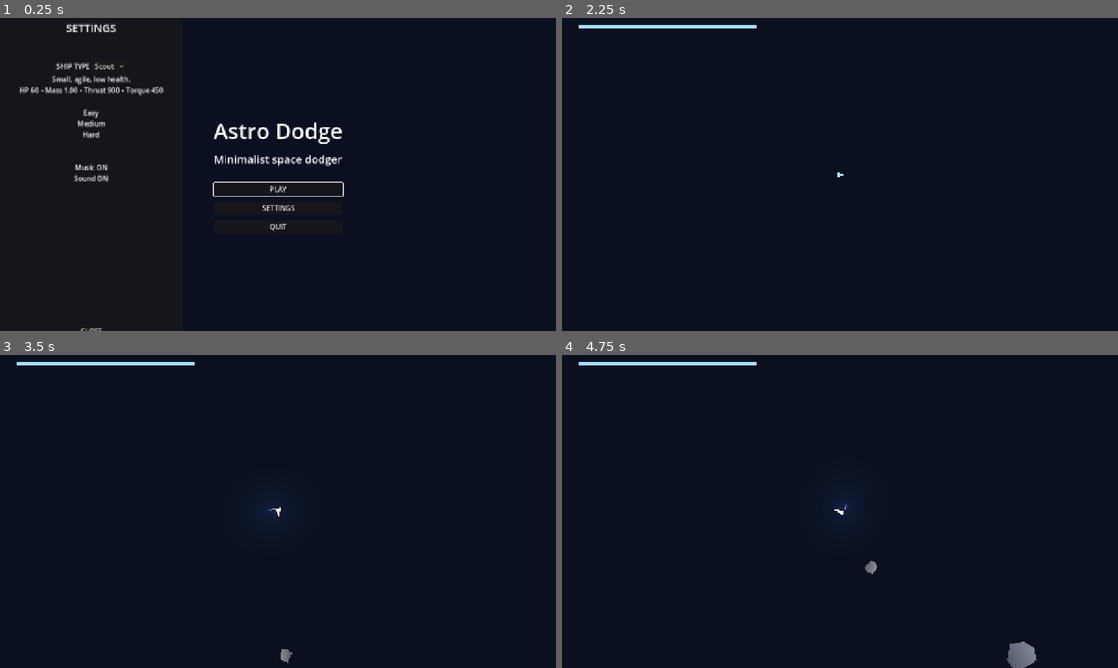
Above: before the commit, frames 1-4 (two rows, left to right).
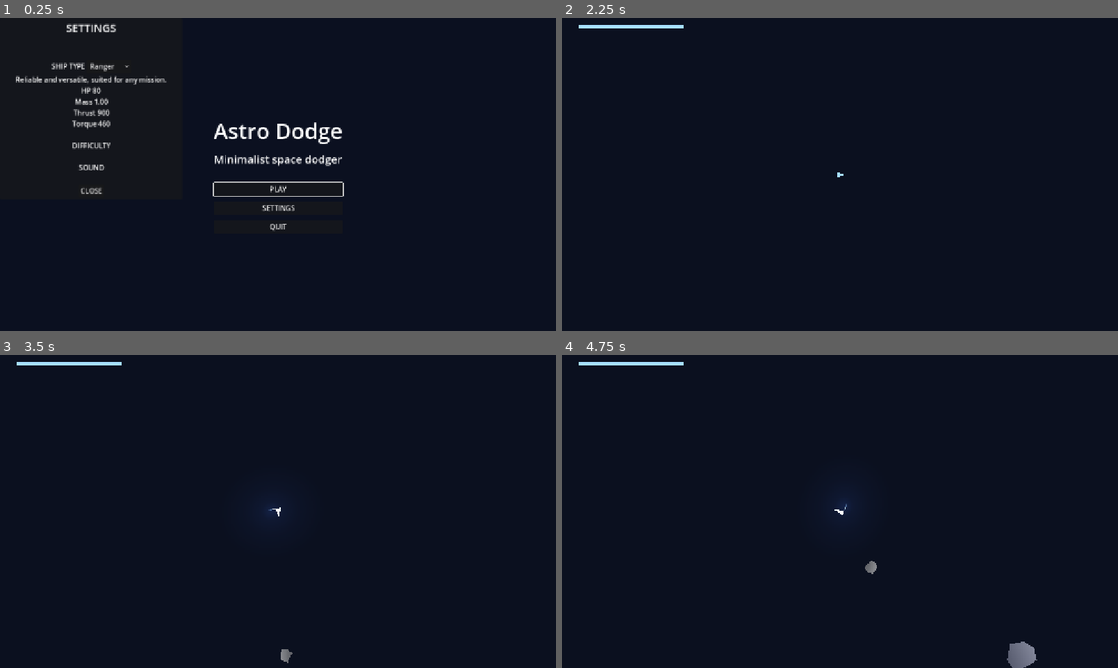
Above: after the commit, the same moments.

Repository: Maks1m-Se/astrododge
Game: Godot game, scene res://scenes/MainMenu.tscn
Two runs of this game, one before a commit and one after it. Both use one fixed random seed, a clock stepped at 60 frames per second and the inputs below. Sound files missing from this copy of the repository are replaced by a short silence.
Inputs:
- Up to frame 1 (0.25 s): no input
- Up to frame 2 (2.25 s): click "Scout" (after the commit: "Ranger") at 0.5 s; click "PLAY" at 1.25 s; click "PLAY" at 2 s
- Up to frame 3 (3.5 s): tap Enter at 2.75 s; hold Right (turn_right) from 2.78 s (still down)
- Up to frame 4 (4.75 s): release Right (turn_right) at 3.53 s; hold Left (turn_left) 3.53-4.28 s; hold Right (turn_right) from 4.28 s (still down)

The runs differ from the first frame. In frame 1, 1.6% of the frame differs, in the area x 2-30%, y 14-100%; in frame 2, 0.1%; in frame 3, 0.1%; in frame 4, 0.1%.

Commit message:
feat(ui): health bar scales with ship max_health; wire capacity+value from Main

Diff:
--- /dev/null
+++ b/data/ships/bulwark.tres
@@ -0,0 +1,20 @@
+[gd_resource type="Resource" script_class="ShipConfig" load_steps=2 format=3 uid="uid://l03nf30q4mr5"]
+
+[ext_resource type="Script" uid="uid://cx36bvamevyju" path="res://scripts/data/ship_config.gd" id="1_nqhrf"]
+
+[resource]
+script = ExtResource("1_nqhrf")
+id = "bulwark"
+display_name = "Bulwark"
+description = "A flying wall. Slow, tough, and relentless."
+max_health = 180.0
+mass = 3.01
+scale = 2.0
+thrust_force = 950.0
+torque_strength = 2000.0
+linear_damp = 0.18
+angular_damp = 0.16
+sfx_pitch = 0.9
+vfx_brightness = 1.15
+vfx_plume_mult = 1.25
+metadata/_custom_type_script = "uid://cx36bvamevyju"
--- a/data/ships/heavy.tres
+++ b/data/ships/heavy.tres
@@ -8,7 +8,7 @@
 display_name = "Heavy"
 description = "Small, agile, low health."
 max_health = 160.0
-mass = 3.5
+mass = 3.01
 scale = 2.0
 thrust_force = 1200.0
 torque_strength = 2000.0
@@ -16,4 +16,5 @@
 angular_damp = 0.1
 sfx_pitch = 0.7
 vfx_brightness = 2.0
+vfx_plume_mult = 1.0
 metadata/_custom_type_script = "uid://cx36bvamevyju"
--- /dev/null
+++ b/data/ships/needle.tres
@@ -0,0 +1,20 @@
+[gd_resource type="Resource" script_class="ShipConfig" load_steps=2 format=3 uid="uid://b3mgcftqal8nr"]
+
+[ext_resource type="Script" uid="uid://cx36bvamevyju" path="res://scripts/data/ship_config.gd" id="1_nbnf1"]
+
+[resource]
+script = ExtResource("1_nbnf1")
+id = "needle"
+display_name = "Needle"
+description = "Lightning fast, fragile, and hard-hitting."
+max_health = 50.0
+mass = 0.8
+scale = 0.8
+thrust_force = 1100.0
+torque_strength = 650.0
+linear_damp = 0.08
+angular_damp = 0.08
+sfx_pitch = 1.1
+vfx_brightness = 1.05
+vfx_plume_mult = 0.95
+metadata/_custom_type_script = "uid://cx36bvamevyju"
--- /dev/null
+++ b/data/ships/phantom.tres
@@ -0,0 +1,20 @@
+[gd_resource type="Resource" script_class="ShipConfig" load_steps=2 format=3 uid="uid://c64d7qk2rxncf"]
+
+[ext_resource type="Script" uid="uid://cx36bvamevyju" path="res://scripts/data/ship_config.gd" id="1_83ma5"]
+
+[resource]
+script = ExtResource("1_83ma5")
+id = "phantom"
+display_name = "Phantom"
+description = "Stealthy and elusive, dances around enemies."
+max_health = 65.0
+mass = 0.9
+scale = 0.98
+thrust_force = 880.0
+torque_strength = 720.0
+linear_damp = 0.08
+angular_damp = 0.06
+sfx_pitch = 1.08
+vfx_brightness = 1.10
+vfx_plume_mult = 0.95
+metadata/_custom_type_script = "uid://cx36bvamevyju"
--- /dev/null
+++ b/data/ships/ranger.tres
@@ -0,0 +1,20 @@
+[gd_resource type="Resource" script_class="ShipConfig" load_steps=2 format=3 uid="uid://bgxvt5r0cejas"]
+
+[ext_resource type="Script" uid="uid://cx36bvamevyju" path="res://scripts/data/ship_config.gd" id="1_nbj75"]
+
+[resource]
+script = ExtResource("1_nbj75")
+id = "ranger"
+display_name = "Ranger"
+description = "Reliable and versatile, suited for any mission."
+max_health = 80.0
+mass = 1.0
+scale = 1.0
+thrust_force = 900.0
+torque_strength = 460.0
+linear_damp = 0.12
+angular_damp = 0.12
+sfx_pitch = 1.00
+vfx_brightness = 1.00
+vfx_plume_mult = 1.00
+metadata/_custom_type_script = "uid://cx36bvamevyju"
--- a/scenes/Main.tscn
+++ b/scenes/Main.tscn
@@ -1,8 +1,9 @@
-[gd_scene load_steps=8 format=3 uid="uid://c04fa2ffhcwy8"]
+[gd_scene load_steps=9 format=3 uid="uid://c04fa2ffhcwy8"]
 
 [ext_resource type="Script" uid="uid://b3y6upwbd2743" path="res://scripts/main.gd" id="1_0bbpv"]
 [ext_resource type="PackedScene" uid="uid://cve26v466e6d8" path="res://scenes/Ship.tscn" id="1_elqb8"]
 [ext_resource type="Script" uid="uid://vh3hro817os4" path="res://scripts/camera_2d.gd" id="2_rvslj"]
+[ext_resource type="Script" uid="uid://gbss3lycukai" path="res://scripts/health_bar.gd" id="4_nxtc6"]
 [ext_resource type="Script" uid="uid://c2dqb00kpk75l" path="res://scripts/edge_marker.gd" id="4_rarhs"]
 [ext_resource type="AudioStream" uid="uid://b8al5i0n4nb6s" path="res://audio/sfx/ui/alarm_pulse.ogg" id="5_c01mt"]
 [ext_resource type="Script" uid="uid://bh1t28rlxkiev" path="res://scripts/game_music.gd" id="6_c01mt"]
@@ -44,8 +45,11 @@
 anchor_left = 0.03
 anchor_right = 0.1
 offset_top = 16.0
-offset_right = 320.0
+offset_right = 310.4
 offset_bottom = 22.0
+script = ExtResource("4_nxtc6")
+px_per_hp = 4.0
+max_full_width = 8000.0
 
 [node name="Track" type="ColorRect" parent="HUD/HUDRoot/HealthBar"]
 layout_mode = 1
--- a/scenes/MainMenu.tscn
+++ b/scenes/MainMenu.tscn
@@ -11,17 +11,9 @@
 grow_horizontal = 2
 grow_vertical = 2
 script = ExtResource("1_0ykhv")
-ship_configs = null
-game_scene_path = null
 intro_fade_in = 0.1
 xfade_intro_to_pad = 8.0
 pad_xfade = 8.0
-intro_target_db = null
-pad_target_db = null
-leave_menu_fade = null
-debug_music = null
-debug_audio_peaks = null
-debug_audio_poll = null
 
 [node name="Centerer" type="CenterContainer" parent="."]
 layout_mode = 1
@@ -71,10 +63,18 @@
 transparent = false
 
 [node name="SettingsBox" type="VBoxContainer" parent="SettingsPopup"]
+anchors_preset = 8
+anchor_left = 0.5
+anchor_top = 0.5
+anchor_right = 0.5
+anchor_bottom = 0.5
 offset_left = 4.0
 offset_top = 4.0
 offset_right = 416.0
 offset_bottom = 413.0
+grow_horizontal = 2
+grow_vertical = 2
+size_flags_vertical = 4
 
 [node name="TitleSettings" type="Label" parent="SettingsPopup/SettingsBox"]
 layout_mode = 2
@@ -100,20 +100,17 @@
 
 [node name="ShipDesc" type="Label" parent="SettingsPopup/SettingsBox"]
 layout_mode = 2
-text = "Ship Description"
+text = "Ship Description
+
+"
 horizontal_alignment = 1
-autowrap_mode = 2
 
 [node name="PlaceholerLabel" type="Label" parent="SettingsPopup/SettingsBox"]
 layout_mode = 2
 text = "
-Easy
-Medium
-Hard
+DIFFICULTY
 
-
-Music ON
-Sound ON"
+SOUND"
 horizontal_alignment = 1
 
 [node name="CloseSettingsBtn" type="Button" parent="SettingsPopup/SettingsBox"]
--- /dev/null
+++ b/scripts/health_bar.gd
@@ -0,0 +1,38 @@
+# res://scripts/ui/health_bar.gd
+extends Control
+class_name HealthBar
+
+@onready var track: ColorRect = $Track
+@onready var fill: ColorRect = $Fill
+
+# How wide should a full bar be for a given max HP?
+@export var px_per_hp: float = 2.0          # 2 px per HP → edit to taste
+@export var min_full_width: float = 120.0   # clamp so tiny ships still readable
+@export var max_full_width: float = 280.0   # clamp so huge ships don't dominate
+
+# Internal state
+var _max_hp: float = 1.0
+var _cur_hp: float = 1.0
+var _full_w: float = 160.0
+
+func set_capacity(max_hp: float) -> void:
+	# Called when a ship type is (re)applied
+	_max_hp = max(1.0, max_hp)
+	_full_w = clampf(_max_hp * px_per_hp, min_full_width, max_full_width)
+
+	# Grow the bar to the right: fix left, expand width
+	custom_minimum_size.x = _full_w
+	size.x = _full_w
+	if is_instance_valid(track):
+		track.size.x = _full_w
+	# Reapply current fill
+	_apply_fill()
+
+func set_value(cur_hp: float) -> void:
+	_cur_hp = clampf(cur_hp, 0.0, _max_hp)
+	_apply_fill()
+
+func _apply_fill() -> void:
+	var t: float = _cur_hp / _max_hp
+	if is_instance_valid(fill):
+		fill.size.x = floor(_full_w * t)
--- a/scripts/main.gd
+++ b/scripts/main.gd
@@ -16,8 +16,9 @@
 @onready var edge_r: ColorRect       = $HUD/HUDRoot/EdgeRight
 @onready var oob_label: Label        = $HUD/HUDRoot/OOBLabel
 @onready var marker: Control         = $HUD/HUDRoot/EdgeMarker
-@onready var hb_track: ColorRect = $HUD/HUDRoot/HealthBar/Track
-@onready var hb_fill:  ColorRect = $HUD/HUDRoot/HealthBar/Fill
+@onready var health_bar: HealthBar = $HUD/HUDRoot/HealthBar
+
+
 
 
 var rng := RandomNumberGenerator.new()
@@ -34,25 +35,31 @@
 	rng.randomize()
 	spawn_timer.timeout.connect(_spawn_meteor)
 	_set_oob_visible(false)
-	# make sure marker has a size & is on top even if inspector values are missing
-	# DEBUG: show the marker immediately so we can see it
-	#marker.visible = true
-	#marker.position = Vector2(20, 20)
+
+	# Marker setup (unchanged)
 	marker.size = Vector2(24, 24)
 	marker.custom_minimum_size = Vector2(24, 24)
 	marker.z_index = 100
 	marker.mouse_filter = Control.MOUSE_FILTER_IGNORE
 	print("EdgeMarker path OK? ", is_instance_valid(marker), " size=", marker.size, " vis=", marker.visible)
-	ship.health_changed.connect(_on_ship_health_changed)
-	ship.died.connect(_on_ship_died)
-	# Initialize bar on start:
-	_on_ship_health_changed(ship.health, ship.max_health)
-	# Apply selected ship config from Settings
+
+	# 1) Apply selected ship config FIRST
 	var path: String = Settings.get_selected_ship_path()
 	if ResourceLoader.exists(path):
 		var cfg := load(path) as ShipConfig
 		if cfg and ship.has_method("set_config"):
 			ship.set_config(cfg)
+
+	# 2) Now initialize the health bar from the ship (capacity + current)
+	if is_instance_valid(health_bar):
+		health_bar.set_capacity(ship.max_health)
+		health_bar.set_value(ship.health)
+
+	# 3) Connect health signals (guard against double-connecting)
+	if not ship.health_changed.is_connected(_on_ship_health_changed):
+		ship.health_changed.connect(_on_ship_health_changed)
+	if not ship.died.is_connected(_on_ship_died):
+		ship.died.connect(_on_ship_died)
 
 
 
@@ -236,20 +243,26 @@
 		alarm.play()
 
 func _on_ship_health_changed(cur: float, maxv: float) -> void:
-	# ratio 0..1
+	if not is_instance_valid(health_bar):
+		return
+
+	# Keep capacity in sync and update the value
+	health_bar.set_capacity(maxv)
+	health_bar.set_value(cur)
+
+	# Optional: keep your pleasant color ramp
 	var t: float = (cur / maxv) if maxv > 0.0 else 0.0
-	t = clamp(t, 0.0, 1.0)
-
-	# width → % of Track width
-	hb_fill.size.x = hb_track.size.x * t
-
-	# pleasant color ramp (aqua → amber → red), still within your palette vibe
-	var healthy := Color(0.65, 0.87, 1)   # ~#6ED8AA
-	var danger  := Color(1.00, 0.36, 0.40)   # ~edge pulse red
-	# add a gentle mid bump for clarity
-	var mid := Color(0.96, 0.74, 0.38)
-	var col := healthy.lerp(mid, 1.0 - pow(t, 1.2)).lerp(danger, 1.0 - t)
-	hb_fill.color = col
+	t = clampf(t, 0.0, 1.0)
+	var healthy := Color(0.65, 0.87, 1.0)
+	var danger  := Color(1.00, 0.36, 0.40)
+	var mid     := Color(0.96, 0.74, 0.38)
+	var col     := healthy.lerp(mid, 1.0 - pow(t, 1.2)).lerp(danger, 1.0 - t)
+
+	# Write to the bar's Fill node
+	var fill := health_bar.get_node_or_null("Fill") as ColorRect
+	if fill:
+		fill.color = col
+
 
 func _on_ship_died() -> void:
 	# For now, just print; in the next step we’ll show Game Over overlay.
--- a/scripts/main_menu.gd
+++ b/scripts/main_menu.gd
@@ -22,8 +22,10 @@
 
 
 @export var ship_configs: Array[String] = [
-	"res://data/ships/scout.tres",
-	"res://data/ships/heavy.tres"
+	"res://data/ships/ranger.tres",
+	"res://data/ships/phantom.tres",
+	"res://data/ships/needle.tres",
+	"res://data/ships/bulwark.tres",
 ]
 
 
@@ -335,7 +337,7 @@
 func _update_ship_desc_from_path(path: String) -> void:
 	var cfg := load(path) as ShipConfig
 	if cfg:
-		ship_desc.text = "%s\nHP %.0f • Mass %.2f • Thrust %.0f • Torque %.0f" % [
+		ship_desc.text = "%s\nHP %.0f\nMass %.2f\nThrust %.0f\nTorque %.0f" % [
 			cfg.description, cfg.max_health, cfg.mass, cfg.thrust_force, cfg.torque_strength
 		]
 
Not shown, added: scripts/health_bar.gd.uid
